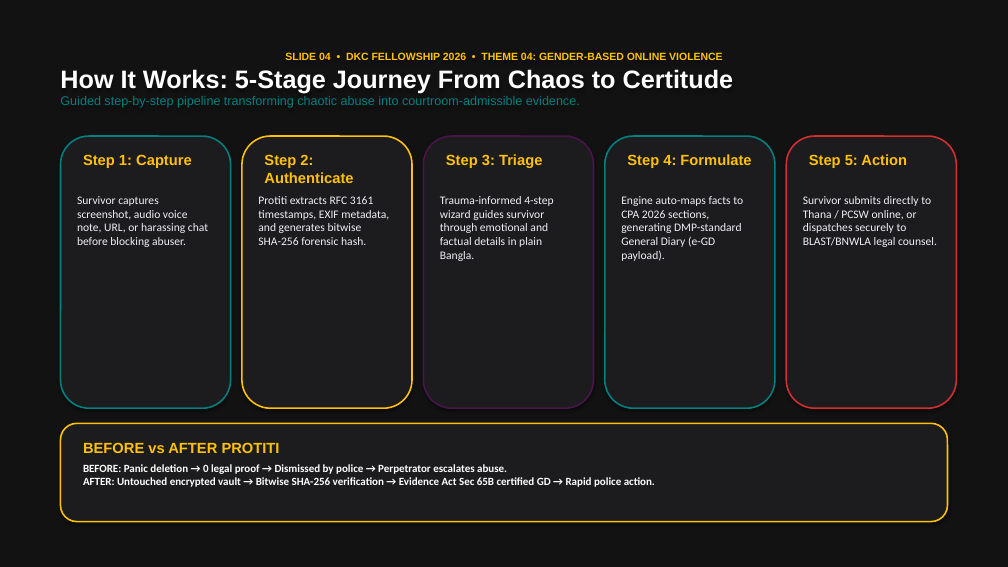
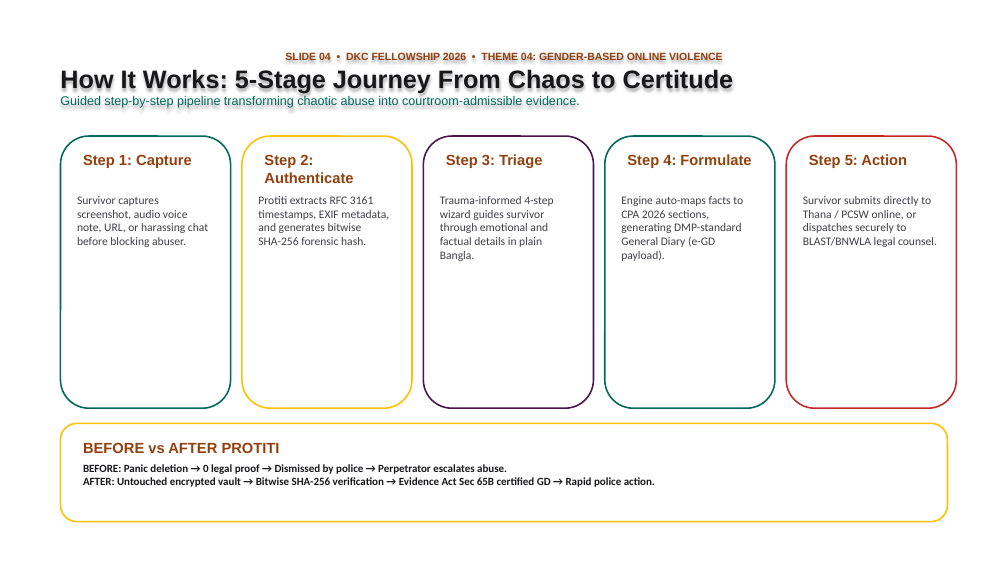
Before and after one commit to the-abraar/Protiti, a slide deck: slide 4 of pitch_materials/Protiti_Pitch_Deck.pptx. Drawn at 1008x567 pixels with LibreOffice and Linux fonts; fonts in the diff are those of the drawing. Boxes give left, top, right and bottom in pixels: in the first picture for what was removed or moved away, otherwise in the second. Text is boxed around its words. In the diff, an @@ line names an element or a change of style, - is before the commit and + after.

```diff
--- a/pitch_materials/Protiti_Pitch_Deck.pptx
+++ b/pitch_materials/Protiti_Pitch_Deck.pptx
@@ rectangle at box(0, 0, 1008, 567): fill #121212 to #FFFFFF @@
@@ text "SLIDE 04 • DKC FELLOWSHIP ..." at box(60, 52, 734, 108): text colour #FFC107 to #92400E in "SLIDE 04 • DKC FELLOWSHIP 2026 • ..."; text colour #FFFFFF to #18181B in "How It Works: 5-Stage Journey From Chaos ..."; text colour #008080 to #00695C in "Guided step-by-step pipeline transforming chaotic abuse into ..." @@
@@ rounded rectangle at box(60, 136, 231, 408): fill #1C1C1E to #FFFFFF; outline #008080 1.5 pt to #00695C 1.5 pt; shadow off @@
@@ rounded rectangle at box(605, 136, 775, 408): fill #1C1C1E to #FFFFFF; outline #008080 1.5 pt to #00695C 1.5 pt; shadow off @@
@@ rounded rectangle at box(786, 136, 957, 408): fill #1C1C1E to #FFFFFF; outline #D32F2F 1.5 pt to #C62828 1.5 pt; shadow off @@
@@ text colour #F0F0F5 to #3F3F46 in 5 elements at box(77, 196, 208, 247), box(258, 196, 389, 245), box(440, 196, 553, 261), box(621, 196, 743, 261), box(803, 196, 937, 247) @@
@@ fill #1C1C1E to #FFFFFF; shadow off in 3 elements at box(242, 136, 412, 408), box(423, 136, 594, 408), box(60, 423, 948, 522) @@
@@ text colour #FFC107 to #92400E in 6 elements at box(83, 154, 192, 168), box(264, 154, 353, 183), box(446, 154, 542, 168), box(627, 154, 751, 168), box(809, 154, 907, 168), box(83, 442, 280, 453) @@
@@ text "BEFORE: Panic deletion → 0 ..." at box(83, 464, 655, 487): text colour #FFFFFF to #18181B @@
```
Also in this commit, not shown: 7 other slides changed, 5 other files.
